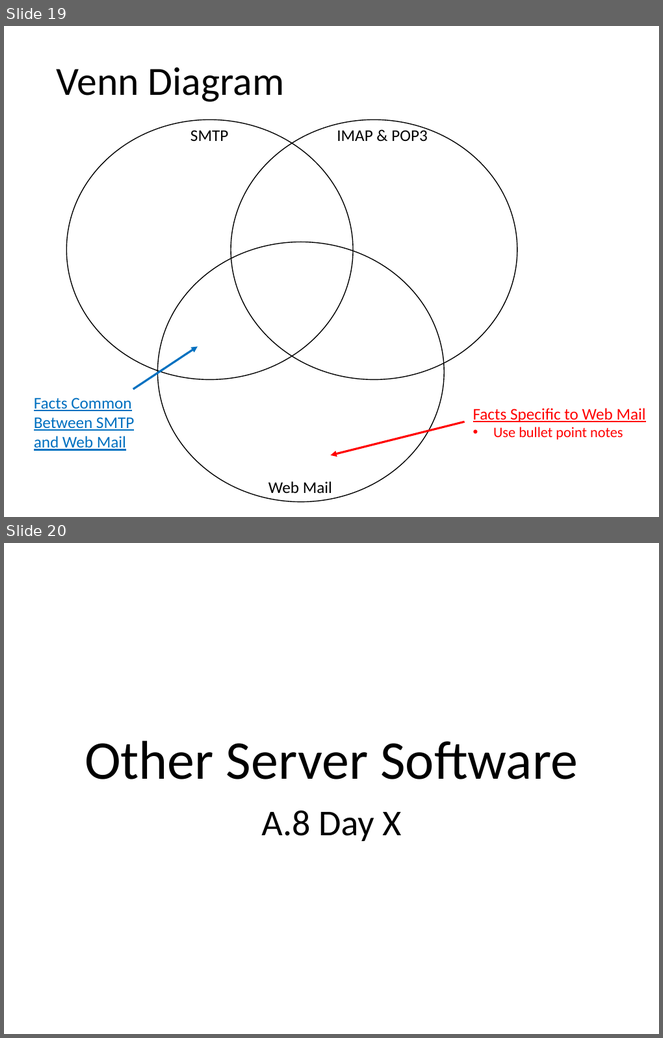
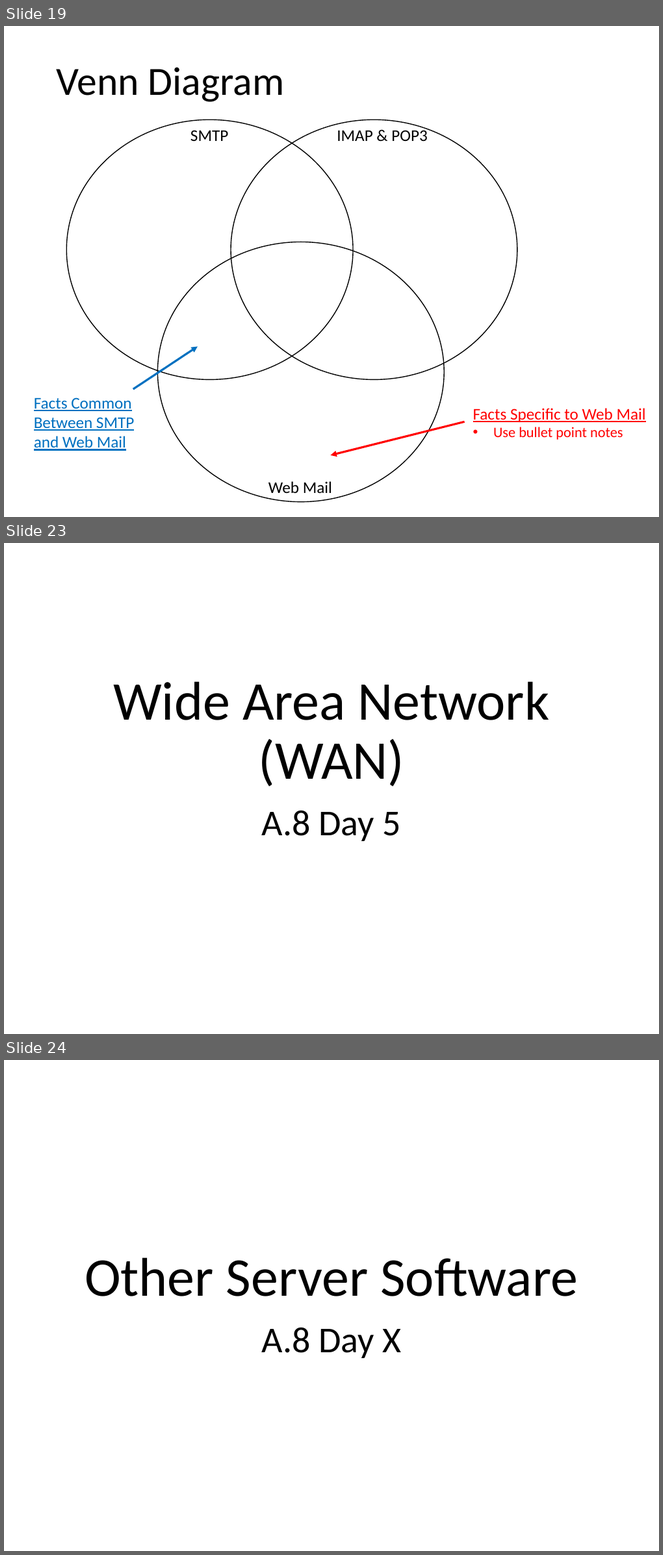
Before and after one commit to Greg5519/ICS3C0, a slide deck: Topic A Computer Systems/A.8 Lesson - World Wide Web.pptx. Shown one above the other, each under a label of ours: slides 19 and 20 before the commit, slides 19, 23 and 24 after it; the slides between them are not shown. The pictures are 663x1038 and 663x1555 pixels, drawn with LibreOffice and Linux fonts; fonts in the diff are those of the drawing. Boxes give left, top, right and bottom in pixels: in the first picture for what was removed or moved away, otherwise in the second. Text is boxed around its words. In the diff, an @@ line names an element or a change of style, - is before the commit and + after.

```diff
--- a/Topic A Computer Systems/A.8 Lesson - World Wide Web.pptx
+++ b/Topic A Computer Systems/A.8 Lesson - World Wide Web.pptx
@@ slide 23 added at box(4, 543, 659, 1034), background #FFFFFF @@
@@ title added at box(113, 681, 549, 787), 60 pt, text #000000 @@
+Wide Area Network (WAN)
@@ subtitle added at box(262, 810, 401, 841), 40 pt, text #000000 @@
+A.8 Day 5
@@ what was slide 20 is now slide 24 @@
```
Also in this commit, not shown: 5 other slides added, 2 other files.
